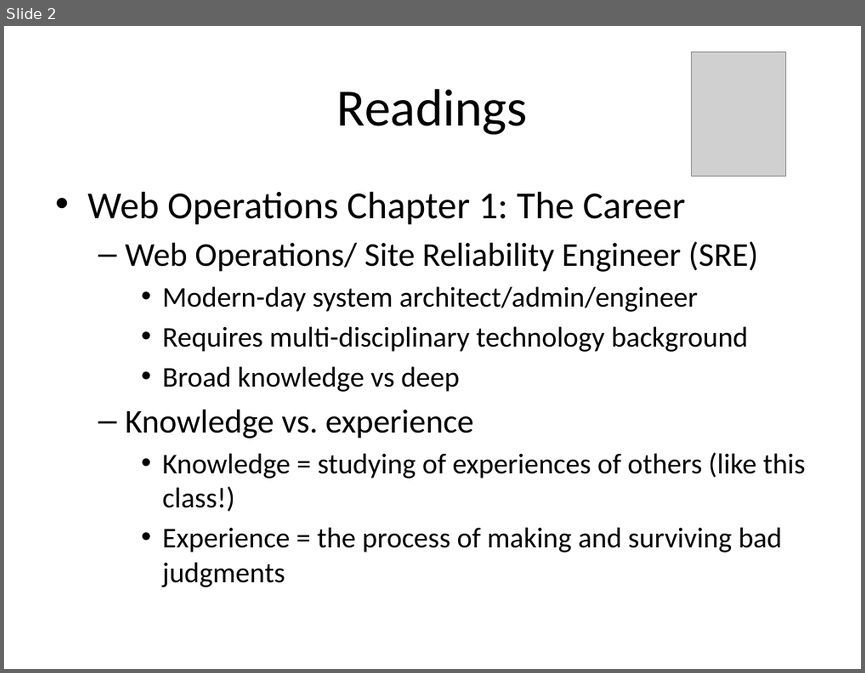
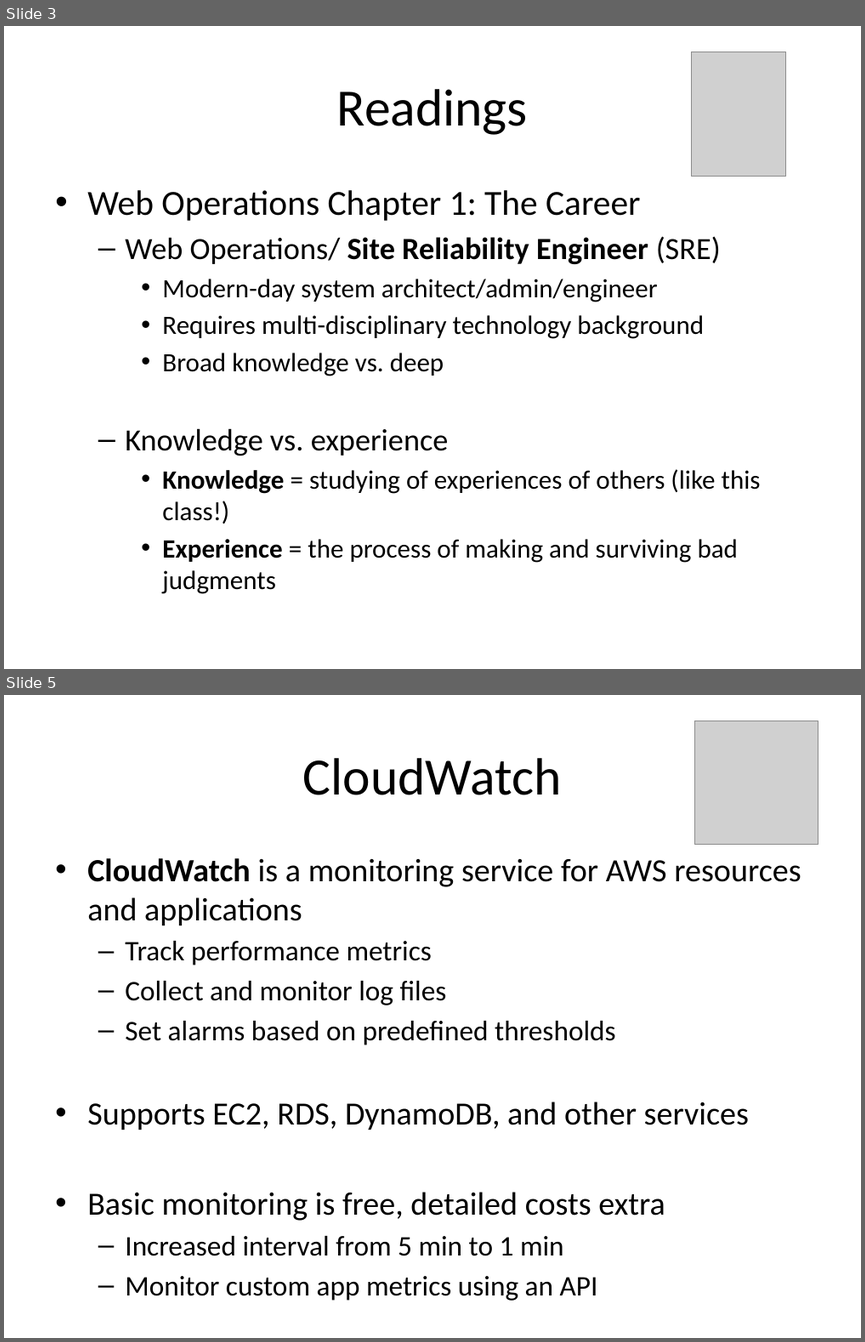
Before and after one commit to jasondbaker/infrastructure-class, a slide deck: infrastructure-week-6.pptx. Shown one above the other, each under a label of ours: slide 2 before the commit, slides 3 and 5 after it; the slides between them are not shown. The pictures are 865x673 and 865x1342 pixels, drawn with LibreOffice and Linux fonts; fonts in the diff are those of the drawing; grey boxes stand for pictures. Boxes give left, top, right and bottom in pixels: in the first picture for what was removed or moved away, otherwise in the second. Text is boxed around its words. In the diff, an @@ line names an element or a change of style, - is before the commit and + after.

```diff
--- a/infrastructure-week-6.pptx
+++ b/infrastructure-week-6.pptx
@@ slide 5 added at <box>4,695,861,1338</box>, background #FFFFFF @@
@@ picture added at <box>694,721,818,844</box> @@
@@ title added at <box>303,758,562,795</box>, 44 pt, text #000000 @@
+CloudWatch
@@ text added at <box>87,858,800,1300</box>, 23.8 pt, text #000000 @@
+• CloudWatch is a monitoring service for AWS resources and applications
+  – Track performance metrics
+  – Collect and monitor log files
+  – Set alarms based on predefined thresholds
+• Supports EC2, RDS, DynamoDB, and other services
+• Basic monitoring is free, detailed costs extra
+  – Increased interval from 5 min to 1 min
+  – Monitor custom app metrics using an API
@@ what was slide 2 is now slide 3 @@
@@ slide 3 changed as well @@
@@ text at <box>87,190,760,594</box>: size 32 to 29.6 pt in "Web Operations Chapter 1: The Career"; size 28 to 25.9 pt in "Web Operations/ Site Reliability Engineer (SRE)", "Knowledge vs. experience"; bold on in "Site Reliability Engineer", "Knowledge", "Experience"; size 24 to 22.2 pt in "Modern-day system architect/admin/engineer", "Requires multi-disciplinary technology background", "Knowledge = studying of experiences of others ...", "Experience = the process of making and ..." @@
@@ text at <box>162,352,444,376</box>: text changed; size 24 to 22.2 pt @@
-    • Broad knowledge vs deep
+    • Broad knowledge vs. deep
```
Also in this commit, not shown: 40 other slides added, 1 slide removed, 32 other files.
